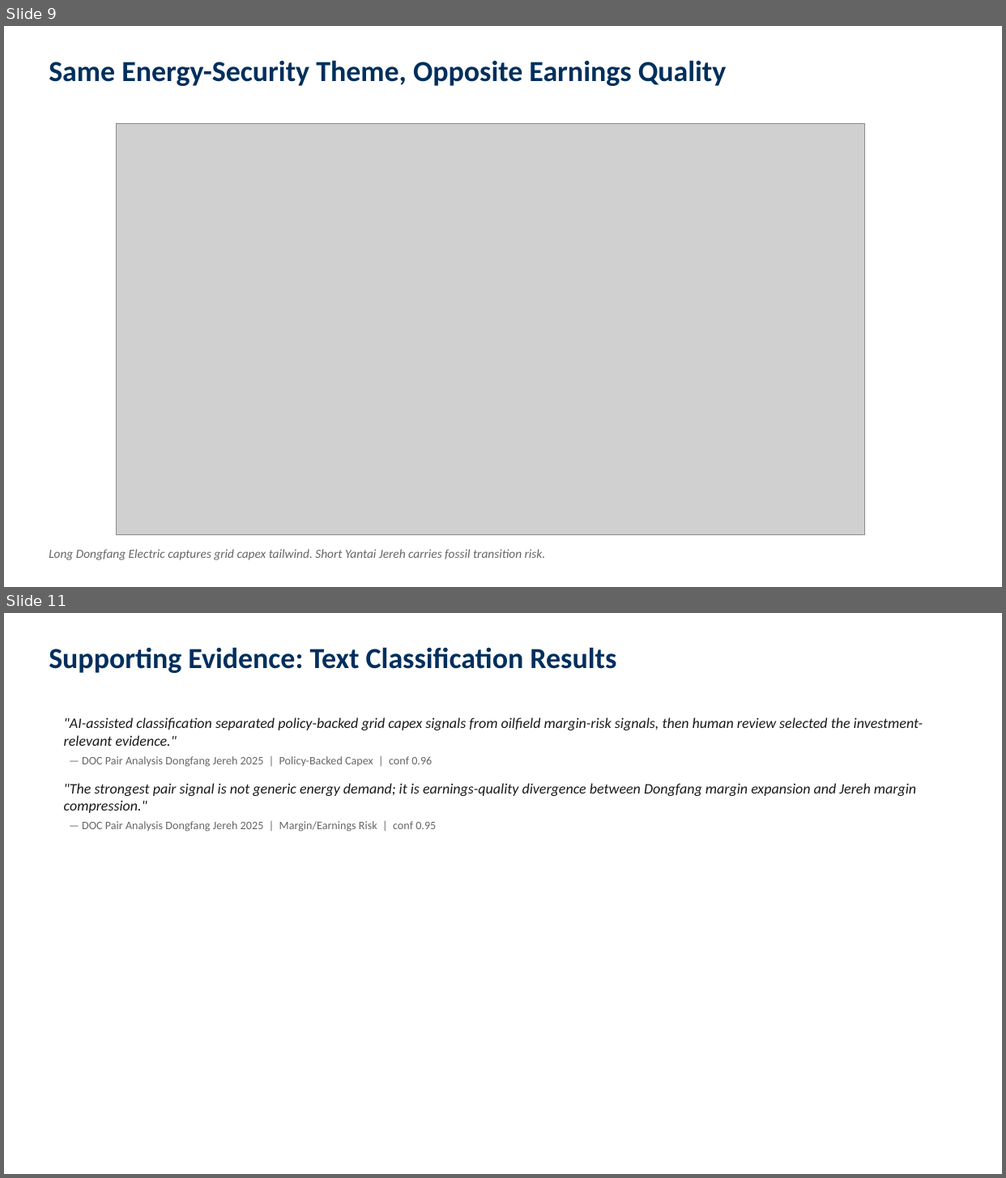
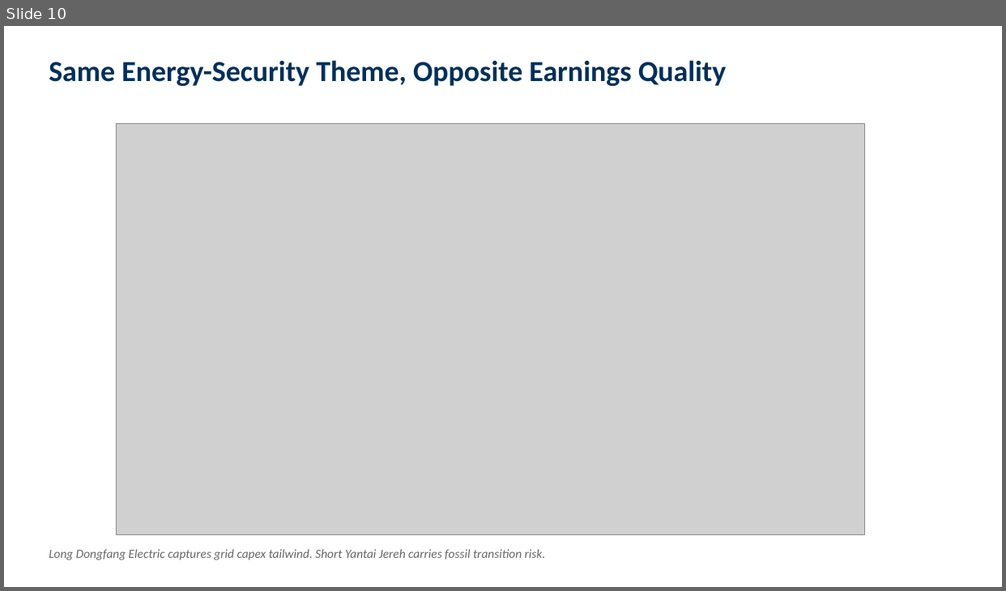
Before and after one commit to skumyol/ubs, a slide deck: deck/UBS_Pitch_Deck_AUTO.pptx. Shown one above the other, each under a label of ours: slides 9 and 11 before the commit, slide 10 after it; the slides between them are not shown. The pictures are 1006x1178 and 1006x591 pixels, drawn with LibreOffice and Linux fonts; fonts in the diff are those of the drawing; grey boxes stand for pictures. Boxes give left, top, right and bottom in pixels: in the first picture for what was removed or moved away, otherwise in the second. Text is boxed around its words. In the diff, an @@ line names an element or a change of style, - is before the commit and + after.

```diff
--- a/deck/UBS_Pitch_Deck_AUTO.pptx
+++ b/deck/UBS_Pitch_Deck_AUTO.pptx
@@ slide 11 removed at bbox=[4, 613, 1002, 1174], background #FFFFFF @@
@@ text removed at bbox=[49, 647, 616, 673] @@
-Supporting Evidence: Text Classification Results
@@ text removed at bbox=[64, 717, 923, 832] @@
-"AI-assisted classification separated policy-backed grid capex signals from oilfield margin-risk signals, then human review selected the investment-relevant evidence."
-— DOC Pair Analysis Dongfang Jereh 2025 | Policy-Backed Capex | conf 0.96
-"The strongest pair signal is not generic energy demand; it is earnings-quality divergence between Dongfang margin expansion and Jereh margin compression."
-— DOC Pair Analysis Dongfang Jereh 2025 | Margin/Earnings Risk | conf 0.95
@@ what was slide 9 is now slide 10 @@
```
Also in this commit, not shown: 13 slides changed, 2 slides added, 6 other slides removed, 33 other files.
